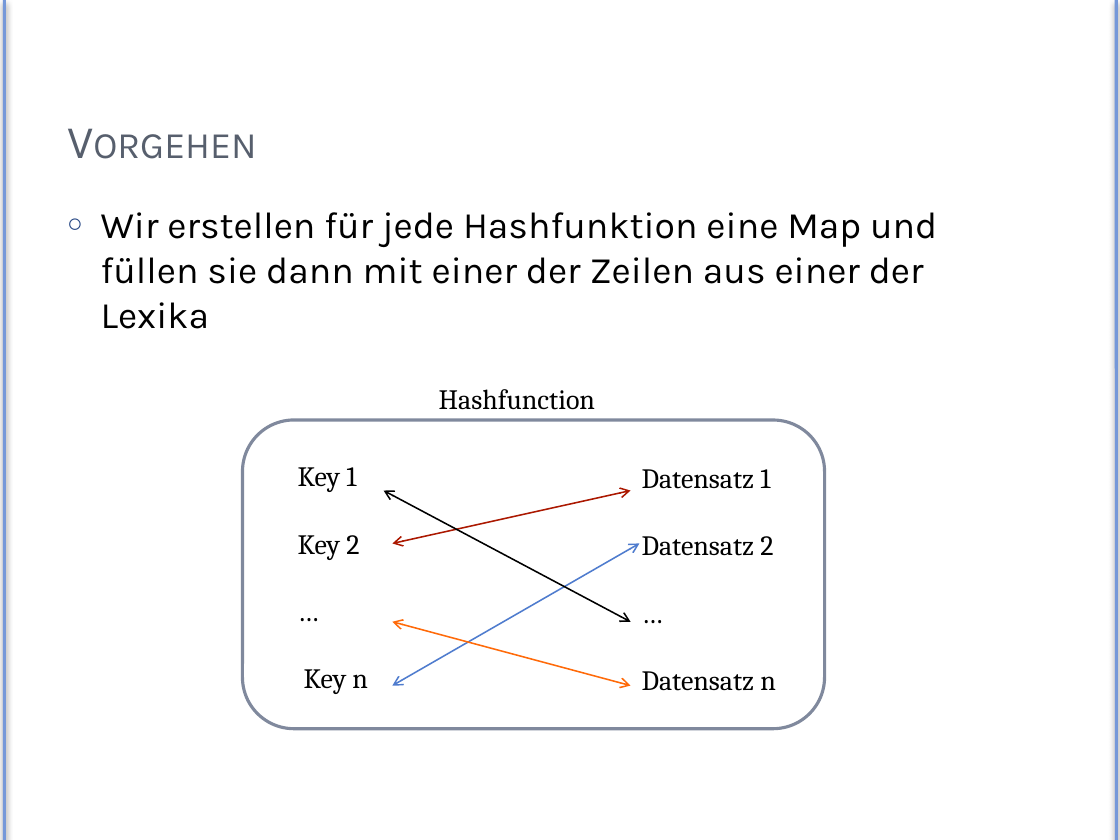
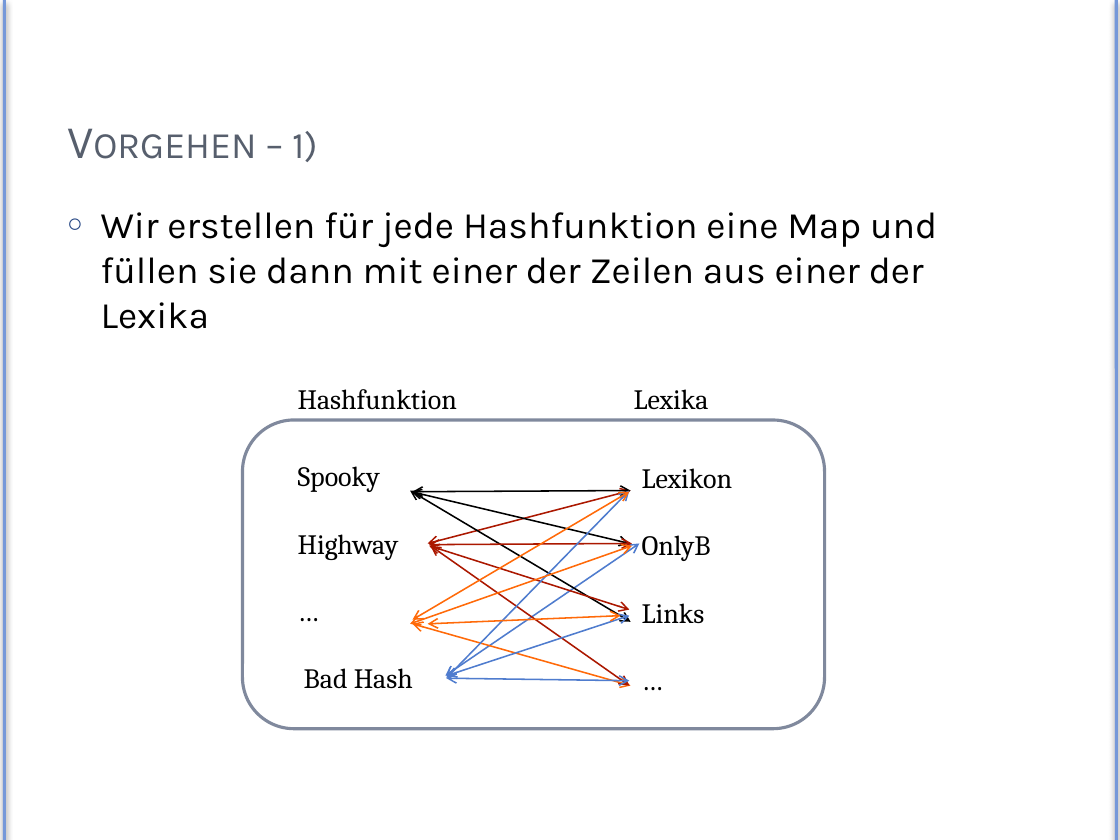
Before and after one commit to Exa-THM/HashTesting, a slide deck: slide 7 of Presentation/exa-hashes.pptx. Drawn at 1120x840 pixels with LibreOffice and Linux fonts; fonts in the diff are those of the drawing. Boxes give left, top, right and bottom in pixels: in the first picture for what was removed or moved away, otherwise in the second. Text is boxed around its words. In the diff, an @@ line names an element or a change of style, - is before the commit and + after.

```diff
--- a/Presentation/exa-hashes.pptx
+++ b/Presentation/exa-hashes.pptx
@@ title at box(292, 131, 318, 162): text changed @@
-Vorgehen
+Vorgehen – 1)
@@ text at box(298, 389, 709, 410): text changed @@
-Hashfunction
+Hashfunktion Lexika
@@ text at box(298, 466, 399, 560): text changed @@
-Key 1
-Key 2
+Spooky
+Highway
@@ text at box(642, 468, 733, 623): text changed @@
-Datensatz 1
-Datensatz 2
+Lexikon
+OnlyB
+Links
@@ double arrow moved from (631, 622) - (384, 491) to (631, 622) - (410, 491) @@
@@ double arrow added from (629, 543) to (411, 492), #000000 1 pt @@
@@ double arrow added from (631, 491) to (412, 492), #000000 1 pt @@
@@ double arrow added from (629, 492) to (412, 619), #FF6B0A 1 pt @@
@@ double arrow moved from (631, 491) - (392, 543) to (631, 491) - (428, 543) @@
@@ double arrow added from (629, 491) to (447, 678), #4F7CCF 1 pt @@
@@ double arrow added from (632, 545) to (410, 624), #FF6B0A 1 pt @@
@@ double arrow added from (632, 543) to (429, 544), #AC1800 1 pt @@
@@ double arrow added from (629, 609) to (429, 545), #AC1800 1 pt @@
@@ double arrow added from (629, 685) to (430, 545), #AC1800 1 pt @@
@@ double arrow moved from (640, 543) - (392, 685) to (640, 543) - (446, 675) @@
@@ double arrow moved from (631, 685) - (392, 622) to (631, 685) - (412, 624) @@
@@ double arrow added from (620, 616) to (428, 624), #FF6B0A 1 pt @@
@@ double arrow added from (629, 616) to (447, 675), #4F7CCF 1 pt @@
@@ text at box(304, 668, 413, 689): text changed @@
-Key n
+Bad Hash
@@ double arrow added from (629, 681) to (447, 679), #4F7CCF 1 pt @@
@@ text at box(642, 671, 776, 691): paragraph removed @@
-Datensatz n
```
Also in this commit, not shown: 14 other slides changed, 11 slides added, 2 slides removed, 4 other files.
